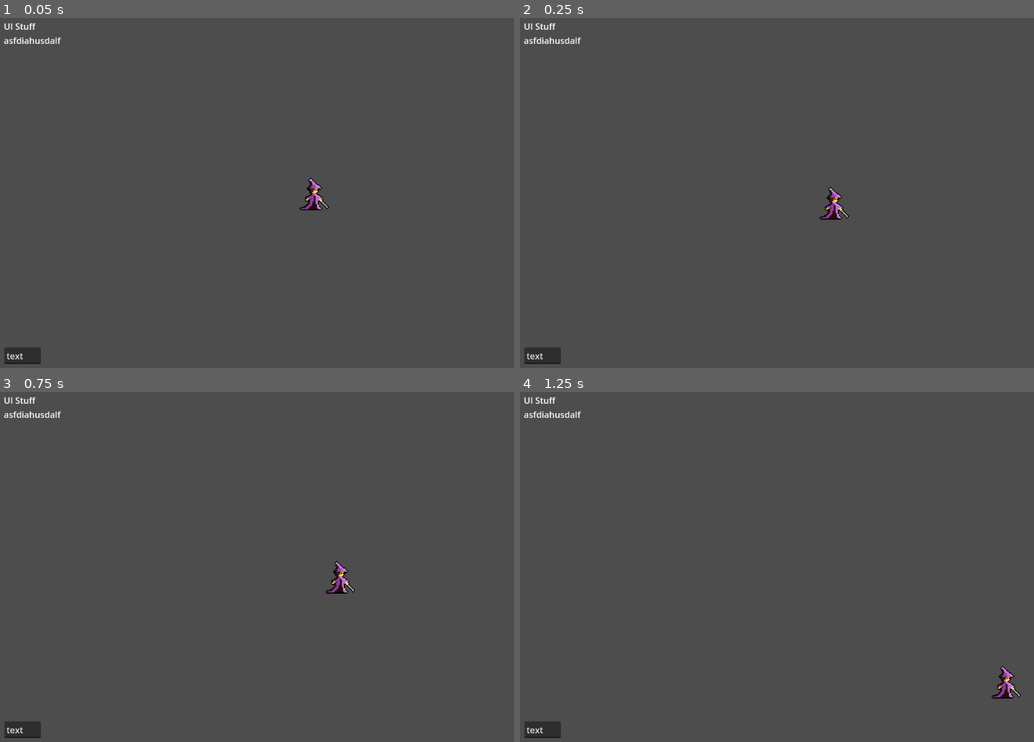
Above: before the commit, frames 1-4 (two rows, left to right).
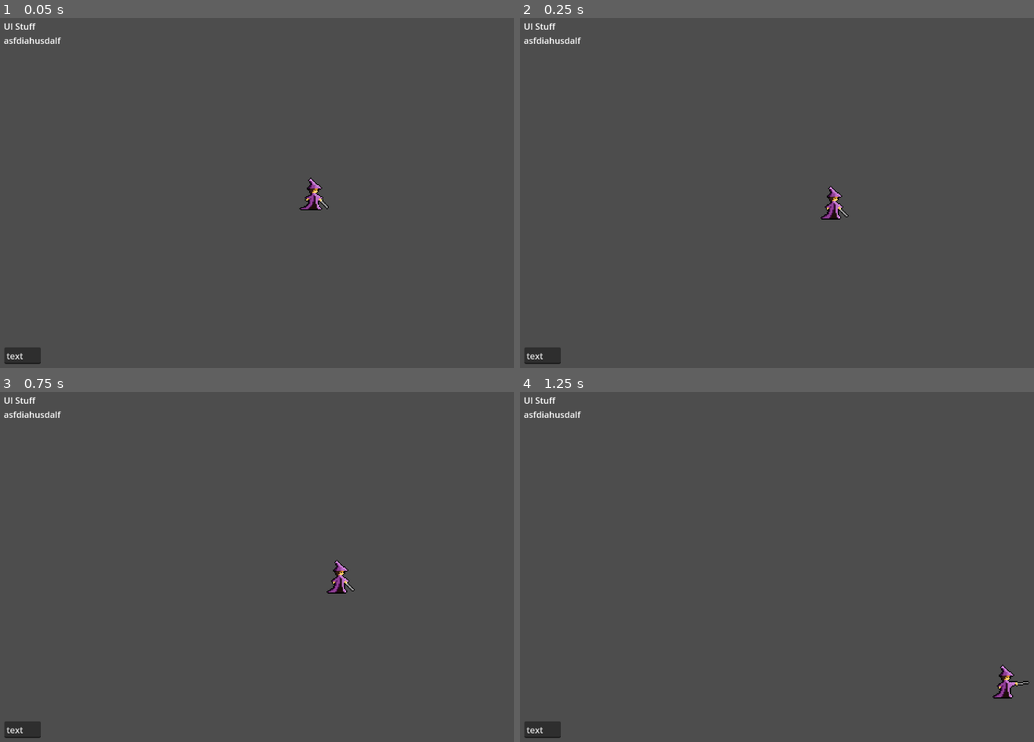
Above: after the commit, the same moments.

Repository: Northwood-Game-Development-Club/wizards-and-dragons
Game: Godot game, scene res://main scene.tscn
Two runs of this game, one before a commit and one after it. Both use one fixed random seed, a clock stepped at 60 frames per second and the inputs below.
Inputs:
- Up to frame 1 (0.05 s): no input
- Up to frame 2 (0.25 s): no input
- Up to frame 3 (0.75 s): tap Enter at 0.5 s; hold Right (Right) from 0.53 s (still down); tap Shift (Attack, bound only after the commit) at 0.6 s
- Up to frame 4 (1.25 s): keep holding Right (Right); tap Up (Jump) at 0.77 s

Frame 1 is identical in both runs. In frame 2, 0.1% of the frame differs, in the area x 58-64%, y 47-58%; in frame 3, 0.1%; in frame 4, 0.2%, in the area x 91-100%, y 77-88%.

Commit message:
player animations

Diff:
--- a/Player.gd
+++ b/Player.gd
@@ -1,9 +1,15 @@
 extends RigidBody2D
 
+var playerForwards = true
 
 # Called when the node enters the scene tree for the first time.
 func _ready():
-	pass # Replace with function body.
+	%PlayerSprite.frame = 0
+	%PlayerArm.frame = 0
+	%PlayerArm.frame_progress = 0.0
+	%PlayerSprite.frame_progress = 0.0
+	%PlayerSprite.play("default")
+	%PlayerArm.play("default")
 
 var jumpCooldown = 0
 
@@ -25,3 +31,22 @@
 		if Input.is_action_pressed("Right"):
 			apply_force(Vector2(50000,0)*delta)
 		set_axis_velocity(Vector2(linear_velocity.x*0.95,linear_velocity.y))
+	if Input.is_action_just_pressed("Left"):
+		%PlayerSprite.play("flipped")
+		%PlayerArm.play("flipped")
+		playerForwards = false
+		%PlayerArm.position.x = 0
+	if Input.is_action_just_pressed("Right"):
+		%PlayerSprite.play("default")
+		%PlayerArm.play("default")
+		%PlayerArm.position.x = 0
+		playerForwards = true
+	if Input.is_action_just_pressed("Attack"):
+		%PlayerSprite.frame = 1
+		%PlayerSprite.pause()
+		if playerForwards:
+			%PlayerArm.play("stab")
+			%PlayerArm.position.x += 8
+		else:
+			%PlayerArm.play("stab flipped")
+			%PlayerArm.position.x -= 8
--- a/armframes.tres
+++ b/armframes.tres
@@ -1,7 +1,9 @@
-[gd_resource type="SpriteFrames" load_steps=18 format=3 uid="uid://lkpd47l28l0l"]
+[gd_resource type="SpriteFrames" load_steps=35 format=3 uid="uid://lkpd47l28l0l"]
 
 [ext_resource type="Texture2D" uid="uid://byo1jqsldsceh" path="res://running animation one arm animated 2 (2).png" id="1_ovcpx"]
+[ext_resource type="Texture2D" uid="uid://ch2f16dlbo4a2" path="res://running animation arm flipped.png" id="2_66hd7"]
 [ext_resource type="Texture2D" uid="uid://ceilcjksjd4w" path="res://Stab animation.png" id="2_db2va"]
+[ext_resource type="Texture2D" uid="uid://ckuk62up4kv3w" path="res://stab animation flipped.png" id="4_h4y60"]
 
 [sub_resource type="AtlasTexture" id="AtlasTexture_eot2f"]
 atlas = ExtResource("1_ovcpx")
@@ -27,6 +29,30 @@
 atlas = ExtResource("1_ovcpx")
 region = Rect2(32, 64, 32, 32)
 
+[sub_resource type="AtlasTexture" id="AtlasTexture_3hikv"]
+atlas = ExtResource("2_66hd7")
+region = Rect2(0, 0, 32, 32)
+
+[sub_resource type="AtlasTexture" id="AtlasTexture_1jgjy"]
+atlas = ExtResource("2_66hd7")
+region = Rect2(32, 0, 32, 32)
+
+[sub_resource type="AtlasTexture" id="AtlasTexture_24880"]
+atlas = ExtResource("2_66hd7")
+region = Rect2(32, 32, 32, 32)
+
+[sub_resource type="AtlasTexture" id="AtlasTexture_084k8"]
+atlas = ExtResource("2_66hd7")
+region = Rect2(0, 32, 32, 32)
+
+[sub_resource type="AtlasTexture" id="AtlasTexture_5tpkh"]
+atlas = ExtResource("2_66hd7")
+region = Rect2(0, 64, 32, 32)
+
+[sub_resource type="AtlasTexture" id="AtlasTexture_n26wl"]
+atlas = ExtResource("2_66hd7")
+region = Rect2(32, 64, 32, 32)
+
 [sub_resource type="AtlasTexture" id="AtlasTexture_dtvk2"]
 atlas = ExtResource("2_db2va")
 region = Rect2(0, 0, 48, 32)
@@ -61,6 +87,42 @@
 
 [sub_resource type="AtlasTexture" id="AtlasTexture_4w1lc"]
 atlas = ExtResource("2_db2va")
+region = Rect2(0, 128, 48, 32)
+
+[sub_resource type="AtlasTexture" id="AtlasTexture_lov0n"]
+atlas = ExtResource("4_h4y60")
+region = Rect2(0, 0, 48, 32)
+
+[sub_resource type="AtlasTexture" id="AtlasTexture_bsvli"]
+atlas = ExtResource("4_h4y60")
+region = Rect2(48, 0, 48, 32)
+
+[sub_resource type="AtlasTexture" id="AtlasTexture_gqc5f"]
+atlas = ExtResource("4_h4y60")
+region = Rect2(0, 32, 48, 32)
+
+[sub_resource type="AtlasTexture" id="AtlasTexture_q3fgf"]
+atlas = ExtResource("4_h4y60")
+region = Rect2(48, 32, 48, 32)
+
+[sub_resource type="AtlasTexture" id="AtlasTexture_6mchu"]
+atlas = ExtResource("4_h4y60")
+region = Rect2(0, 64, 48, 32)
+
+[sub_resource type="AtlasTexture" id="AtlasTexture_85ym1"]
+atlas = ExtResource("4_h4y60")
+region = Rect2(48, 64, 48, 32)
+
+[sub_resource type="AtlasTexture" id="AtlasTexture_hoq4t"]
+atlas = ExtResource("4_h4y60")
+region = Rect2(0, 96, 48, 32)
+
+[sub_resource type="AtlasTexture" id="AtlasTexture_1s2i2"]
+atlas = ExtResource("4_h4y60")
+region = Rect2(48, 96, 48, 32)
+
+[sub_resource type="AtlasTexture" id="AtlasTexture_j3ejs"]
+atlas = ExtResource("4_h4y60")
 region = Rect2(0, 128, 48, 32)
 
 [resource]
@@ -90,6 +152,29 @@
 }, {
 "frames": [{
 "duration": 1.0,
+"texture": SubResource("AtlasTexture_3hikv")
+}, {
+"duration": 1.0,
+"texture": SubResource("AtlasTexture_1jgjy")
+}, {
+"duration": 1.0,
+"texture": SubResource("AtlasTexture_24880")
+}, {
+"duration": 1.0,
+"texture": SubResource("AtlasTexture_084k8")
+}, {
+"duration": 1.0,
+"texture": SubResource("AtlasTexture_5tpkh")
+}, {
+"duration": 1.0,
+"texture": SubResource("AtlasTexture_n26wl")
+}],
+"loop": true,
+"name": &"flipped",
+"speed": 5.0
+}, {
+"frames": [{
+"duration": 1.0,
 "texture": SubResource("AtlasTexture_dtvk2")
 }, {
 "duration": 1.0,
@@ -119,4 +204,36 @@
 "loop": true,
 "name": &"stab",
 "speed": 5.0
+}, {
+"frames": [{
+"duration": 1.0,
+"texture": SubResource("AtlasTexture_lov0n")
+}, {
+"duration": 1.0,
+"texture": SubResource("AtlasTexture_bsvli")
+}, {
+"duration": 1.0,
+"texture": SubResource("AtlasTexture_gqc5f")
+}, {
+"duration": 1.0,
+"texture": SubResource("AtlasTexture_q3fgf")
+}, {
+"duration": 1.0,
+"texture": SubResource("AtlasTexture_6mchu")
+}, {
+"duration": 1.0,
+"texture": SubResource("AtlasTexture_85ym1")
+}, {
+"duration": 1.0,
+"texture": SubResource("AtlasTexture_hoq4t")
+}, {
+"duration": 1.0,
+"texture": SubResource("AtlasTexture_1s2i2")
+}, {
+"duration": 1.0,
+"texture": SubResource("AtlasTexture_j3ejs")
+}],
+"loop": true,
+"name": &"stab flipped",
+"speed": 5.0
 }]
--- a/main scene.tscn
+++ b/main scene.tscn
@@ -32,13 +32,13 @@
 unique_name_in_owner = true
 texture_filter = 1
 sprite_frames = ExtResource("1_ntx3l")
-frame_progress = 0.530244
+animation = &"flipped"
 
 [node name="PlayerArm" type="AnimatedSprite2D" parent="RigidBody2D/CollisionShape2D"]
 unique_name_in_owner = true
 texture_filter = 1
 sprite_frames = ExtResource("2_u2484")
-frame_progress = 0.533961
+animation = &"flipped"
 
 [node name="StaticBody2D" type="StaticBody2D" parent="."]
 
--- a/playerframes.tres
+++ b/playerframes.tres
@@ -1,6 +1,7 @@
-[gd_resource type="SpriteFrames" load_steps=8 format=3 uid="uid://dwnr1y1g2ptje"]
+[gd_resource type="SpriteFrames" load_steps=15 format=3 uid="uid://dwnr1y1g2ptje"]
 
 [ext_resource type="Texture2D" uid="uid://dm74r1v0ok5w2" path="res://running animation one arm animated 2 (1).png" id="1_bv0l8"]
+[ext_resource type="Texture2D" uid="uid://1vi4pbax6xlb" path="res://running animation flipped.png" id="2_m8dfg"]
 
 [sub_resource type="AtlasTexture" id="AtlasTexture_3n2wq"]
 atlas = ExtResource("1_bv0l8")
@@ -24,6 +25,30 @@
 
 [sub_resource type="AtlasTexture" id="AtlasTexture_dgp3o"]
 atlas = ExtResource("1_bv0l8")
+region = Rect2(32, 64, 32, 32)
+
+[sub_resource type="AtlasTexture" id="AtlasTexture_il4ui"]
+atlas = ExtResource("2_m8dfg")
+region = Rect2(0, 0, 32, 32)
+
+[sub_resource type="AtlasTexture" id="AtlasTexture_05ogg"]
+atlas = ExtResource("2_m8dfg")
+region = Rect2(32, 0, 32, 32)
+
+[sub_resource type="AtlasTexture" id="AtlasTexture_b27lo"]
+atlas = ExtResource("2_m8dfg")
+region = Rect2(0, 32, 32, 32)
+
+[sub_resource type="AtlasTexture" id="AtlasTexture_8l4tv"]
+atlas = ExtResource("2_m8dfg")
+region = Rect2(32, 32, 32, 32)
+
+[sub_resource type="AtlasTexture" id="AtlasTexture_uhafa"]
+atlas = ExtResource("2_m8dfg")
+region = Rect2(0, 64, 32, 32)
+
+[sub_resource type="AtlasTexture" id="AtlasTexture_e14x5"]
+atlas = ExtResource("2_m8dfg")
 region = Rect2(32, 64, 32, 32)
 
 [resource]
@@ -50,4 +75,27 @@
 "loop": true,
 "name": &"default",
 "speed": 5.0
+}, {
+"frames": [{
+"duration": 1.0,
+"texture": SubResource("AtlasTexture_il4ui")
+}, {
+"duration": 1.0,
+"texture": SubResource("AtlasTexture_05ogg")
+}, {
+"duration": 1.0,
+"texture": SubResource("AtlasTexture_b27lo")
+}, {
+"duration": 1.0,
+"texture": SubResource("AtlasTexture_8l4tv")
+}, {
+"duration": 1.0,
+"texture": SubResource("AtlasTexture_uhafa")
+}, {
+"duration": 1.0,
+"texture": SubResource("AtlasTexture_e14x5")
+}],
+"loop": true,
+"name": &"flipped",
+"speed": 5.0
 }]
--- a/project.godot
+++ b/project.godot
@@ -43,7 +43,8 @@
 }
 Attack={
 "deadzone": 0.5,
-"events": []
+"events": [Object(InputEventKey,"resource_local_to_scene":false,"resource_name":"","device":-1,"window_id":0,"alt_pressed":false,"shift_pressed":false,"ctrl_pressed":false,"meta_pressed":false,"pressed":false,"keycode":0,"physical_keycode":4194325,"key_label":0,"unicode":0,"echo":false,"script":null)
+]
 }
 
 [rendering]
Binary file added: running animation arm flipped.png
Not shown, added: running animation arm flipped.png.import
Binary file added: running animation flipped.png
Not shown, added: running animation flipped.png.import
Binary file added: stab animation flipped.png
Not shown, added: stab animation flipped.png.import
